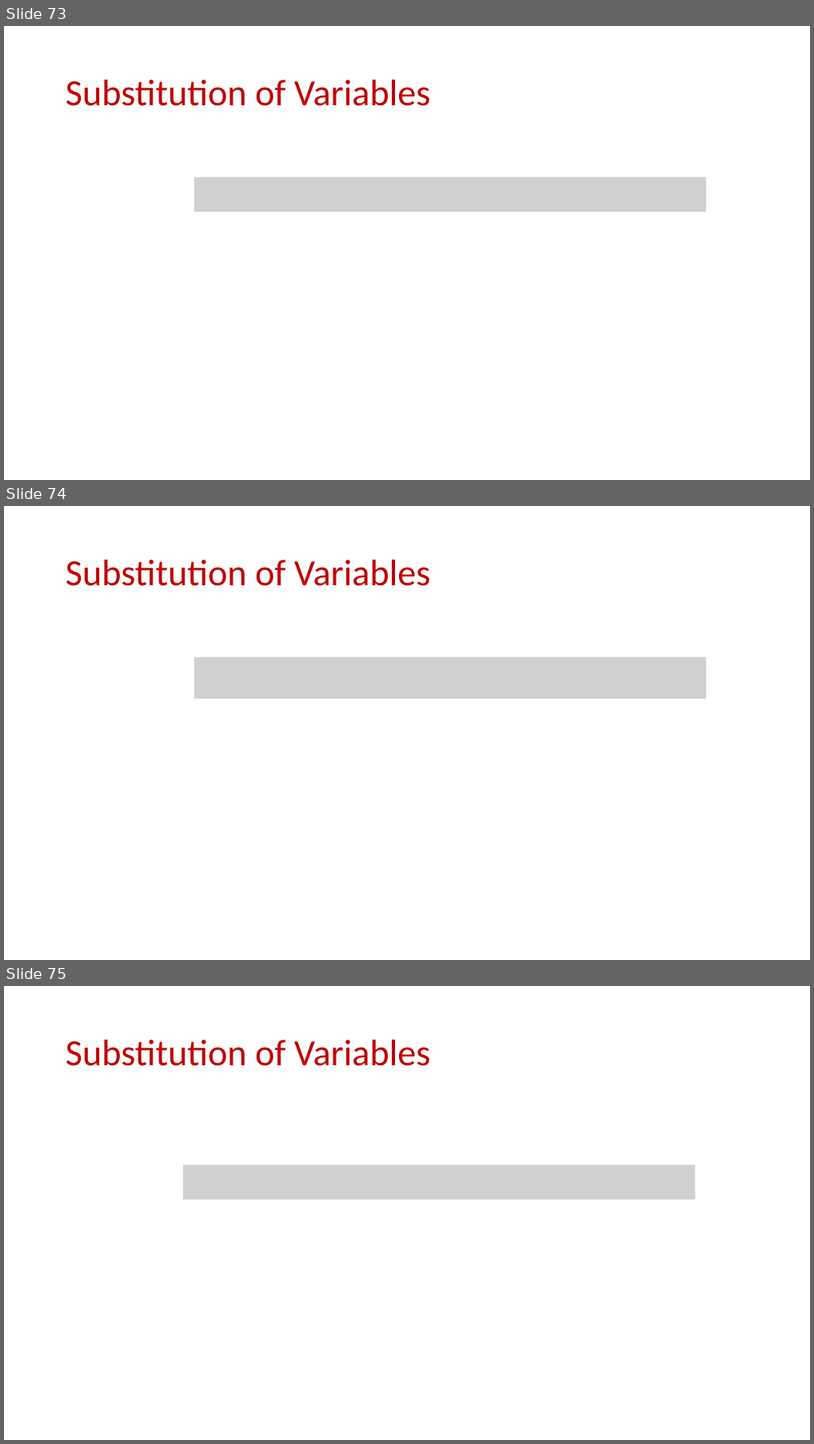
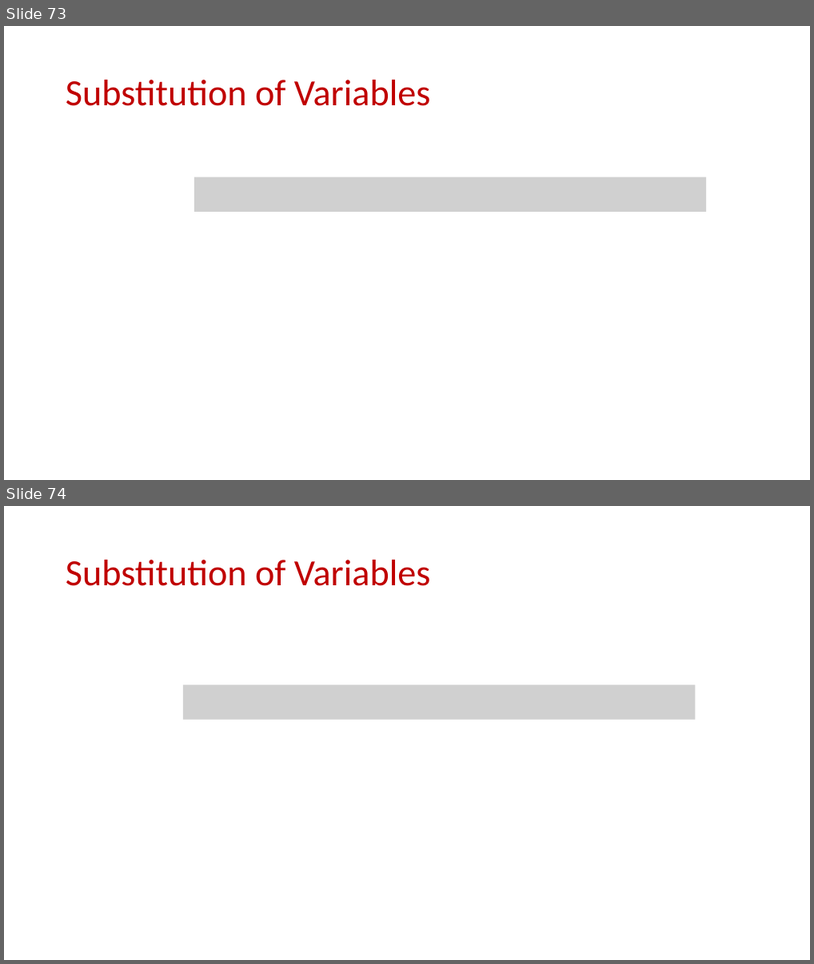
Before and after one commit to samsonzhou/samsonzhou.github.io, a slide deck: TAMU-math-circle/L1.pptx. Shown one above the other, each under a label of ours: slides 73, 74 and 75 before the commit, slides 73 and 74 after it. The pictures are 814x1444 and 814x964 pixels, drawn with LibreOffice and Linux fonts; fonts in the diff are those of the drawing; grey boxes stand for pictures. Boxes give left, top, right and bottom in pixels: in the first picture for what was removed or moved away, otherwise in the second. Text is boxed around its words. In the diff, an @@ line names an element or a change of style, - is before the commit and + after.

```diff
--- a/TAMU-math-circle/L1.pptx
+++ b/TAMU-math-circle/L1.pptx
@@ slide 74 removed at (x1=4, y1=506, x2=810, y2=960), background #FFFFFF @@
@@ title removed at (x1=66, y1=560, x2=430, y2=586) @@
-Substitution of Variables
@@ picture removed at (x1=194, y1=657, x2=707, y2=699) @@
@@ what was slide 75 is now slide 74 @@
```
Also in this commit, not shown: 1 slide changed, 3 other files.
